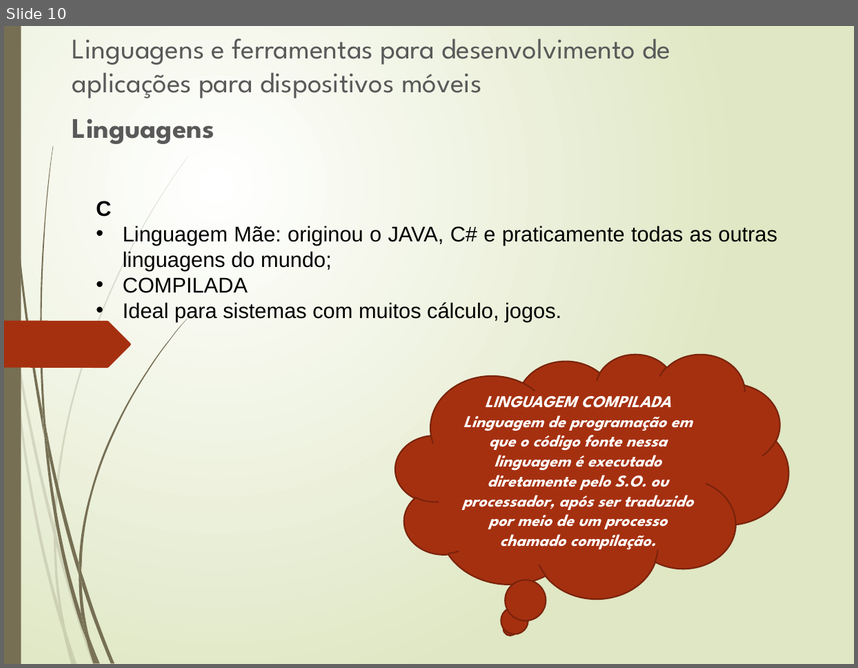
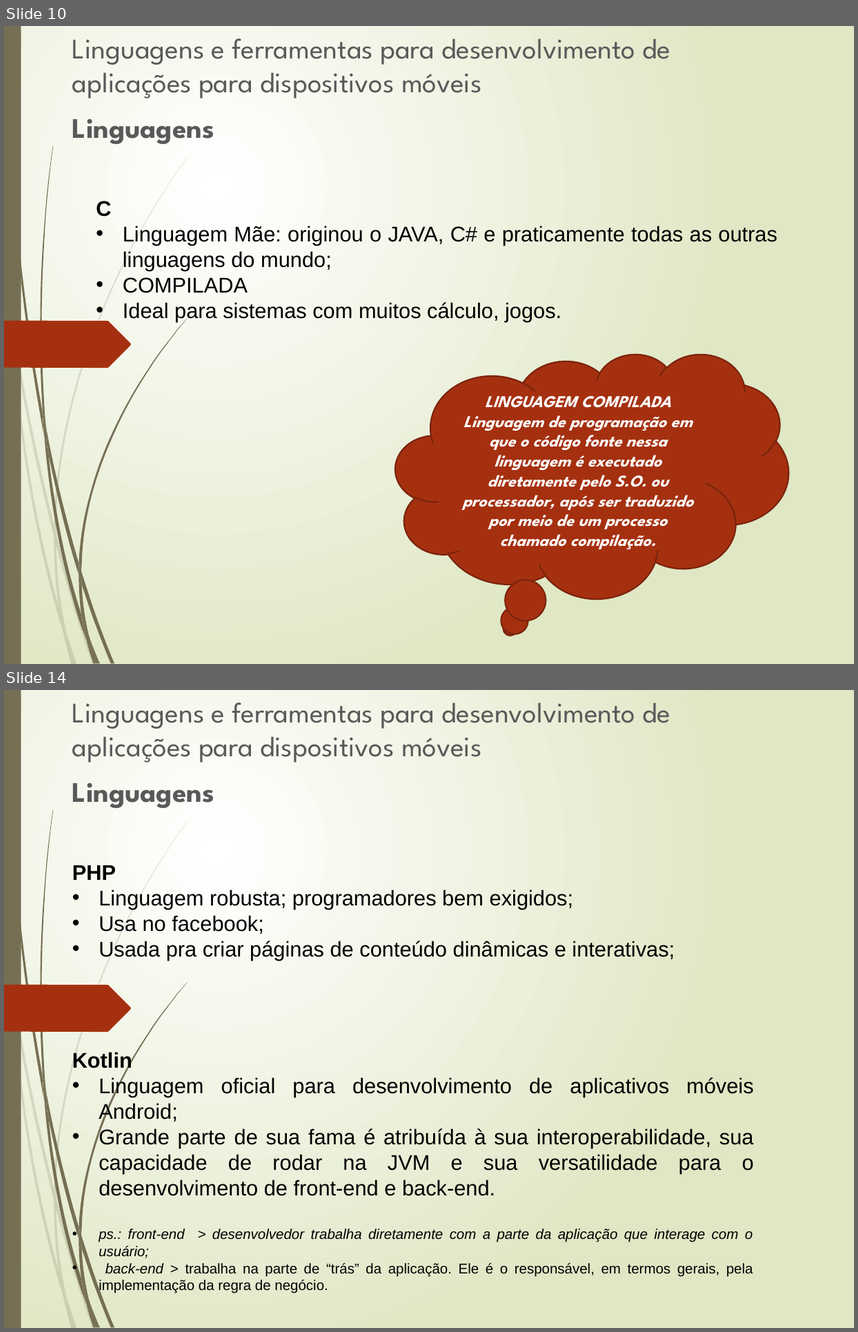
Before and after one commit to JBCFurtado/Mobile, a slide deck: Desenvolvimento para Dispositivos Móveis I/Aula_Disp_Móveis.pptx. Shown one above the other, each under a label of ours: slide 10 before the commit, slides 10 and 14 after it; the slides between them are not shown. The pictures are 858x668 and 858x1332 pixels, drawn with LibreOffice and Linux fonts; fonts in the diff are those of the drawing. Boxes give left, top, right and bottom in pixels: in the first picture for what was removed or moved away, otherwise in the second. Text is boxed around its words. In the diff, an @@ line names an element or a change of style, - is before the commit and + after.

```diff
--- a/Desenvolvimento para Dispositivos Móveis I/Aula_Disp_Móveis.pptx
+++ b/Desenvolvimento para Dispositivos Móveis I/Aula_Disp_Móveis.pptx
@@ slide 14 added at box(4, 690, 854, 1328), background gradient #FFFFFF to #DFE8C4; not listed: 24 template elements that a slide beside it also shows @@
@@ text added at box(72, 702, 671, 808), 24 pt, text #595959 @@
+Linguagens e ferramentas para desenvolvimento de aplicações para dispositivos móveis
+Linguagens
@@ text added at box(72, 865, 675, 960), 18 pt, text #000000 @@
+PHP
+• Linguagem robusta; programadores bem exigidos;
+• Usa no facebook;
+• Usada pra criar páginas de conteúdo dinâmicas e interativas;
@@ text added at box(72, 1052, 754, 1293), 18 pt, text #000000 @@
+Kotlin
+• Linguagem oficial para desenvolvimento de aplicativos móveis Android;
+• Grande parte de sua fama é atribuída à sua interoperabilidade, sua capacidade de rodar na JVM e sua versatilidade para o desenvolvimento de front-end e back-end.
+• ps.: front-end > desenvolvedor trabalha diretamente com a parte da aplicação que interage com o usuário;
+• back-end > trabalha na parte de “trás” da aplicação. Ele é o responsável, em termos gerais, pela implementação da regra de negócio.
```
Also in this commit, not shown: 1 slide changed, 12 other slides added.
